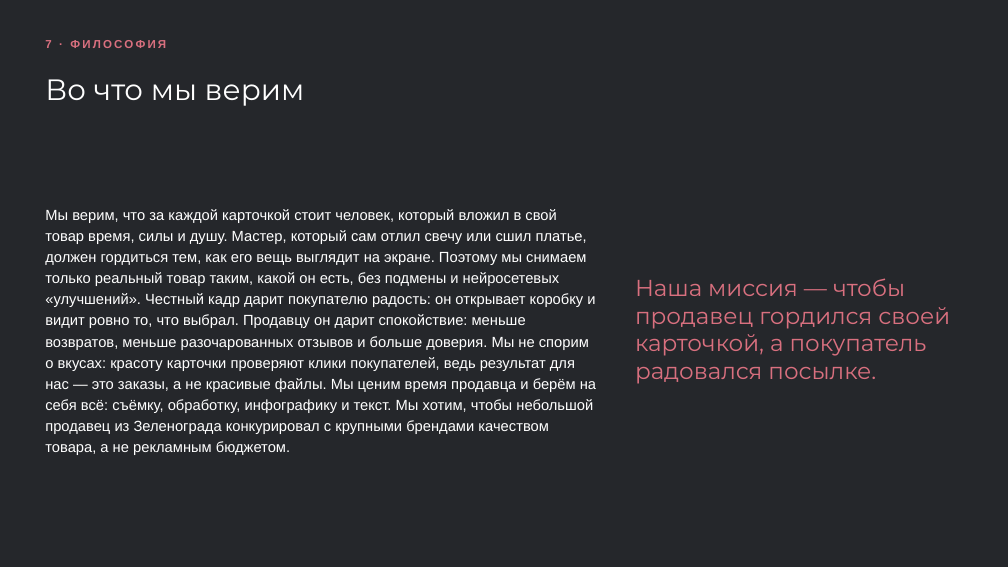
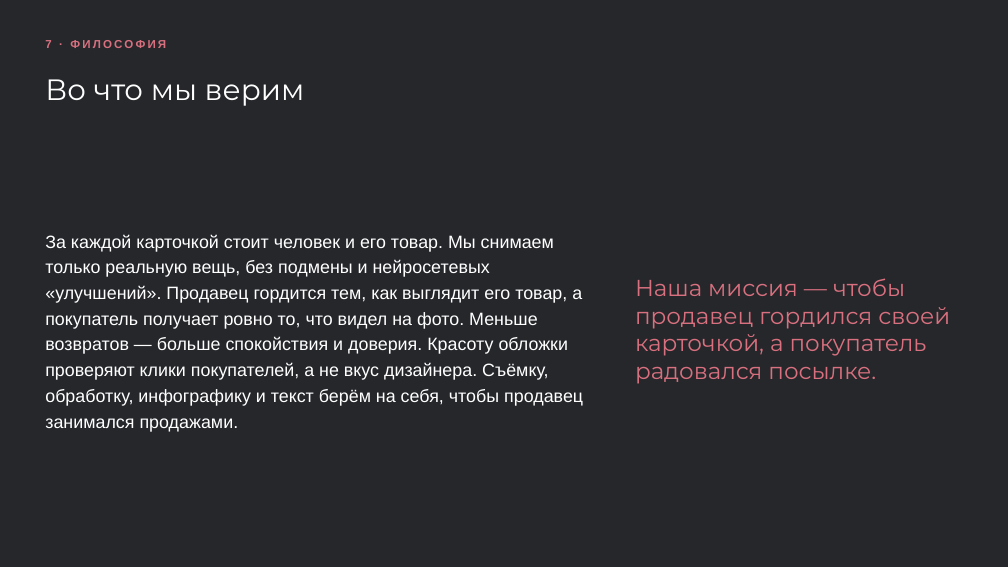
Before and after one commit to frnjuo/brand-photo-studio-, a slide deck: slide 8 of Презентация (редактируемая).pptx. Drawn at 1008x567 pixels with LibreOffice and Linux fonts; fonts in the diff are those of the drawing. Boxes give left, top, right and bottom in pixels: in the first picture for what was removed or moved away, otherwise in the second. Text is boxed around its words. In the diff, an @@ line names an element or a change of style, - is before the commit and + after.

```diff
--- a/Презентация (редактируемая).pptx
+++ b/Презентация (редактируемая).pptx
@@ text at box(45, 234, 583, 432): text changed; size 14 to 17 pt @@
-Мы верим, что за каждой карточкой стоит человек, который вложил в свой товар время, силы и душу. Мастер, который сам отлил свечу или сшил платье, должен гордиться тем, как его вещь выглядит на экране. Поэтому мы снимаем только реальный товар таким, какой он есть, без подмены и нейросетевых «улучшений». Честный кадр дарит покупателю радость: он открывает коробку и видит ровно то, что выбрал. Продавцу он дарит спокойствие: меньше возвратов, меньше разочарованных отзывов и больше доверия. Мы не спорим о вкусах: красоту карточки проверяют клики покупателей, ведь результат для нас — это заказы, а не красивые файлы. Мы ценим время продавца и берём на себя всё: съёмку, обработку, инфографику и текст. Мы хотим, чтобы небольшой продавец из Зеленограда конкурировал с крупными брендами качеством товара, а не рекламным бюджетом.
+За каждой карточкой стоит человек и его товар. Мы снимаем только реальную вещь, без подмены и нейросетевых «улучшений». Продавец гордится тем, как выглядит его товар, а покупатель получает ровно то, что видел на фото. Меньше возвратов — больше спокойствия и доверия. Красоту обложки проверяют клики покупателей, а не вкус дизайнера. Съёмку, обработку, инфографику и текст берём на себя, чтобы продавец занимался продажами.
```
Also in this commit, not shown: 3 other files.
